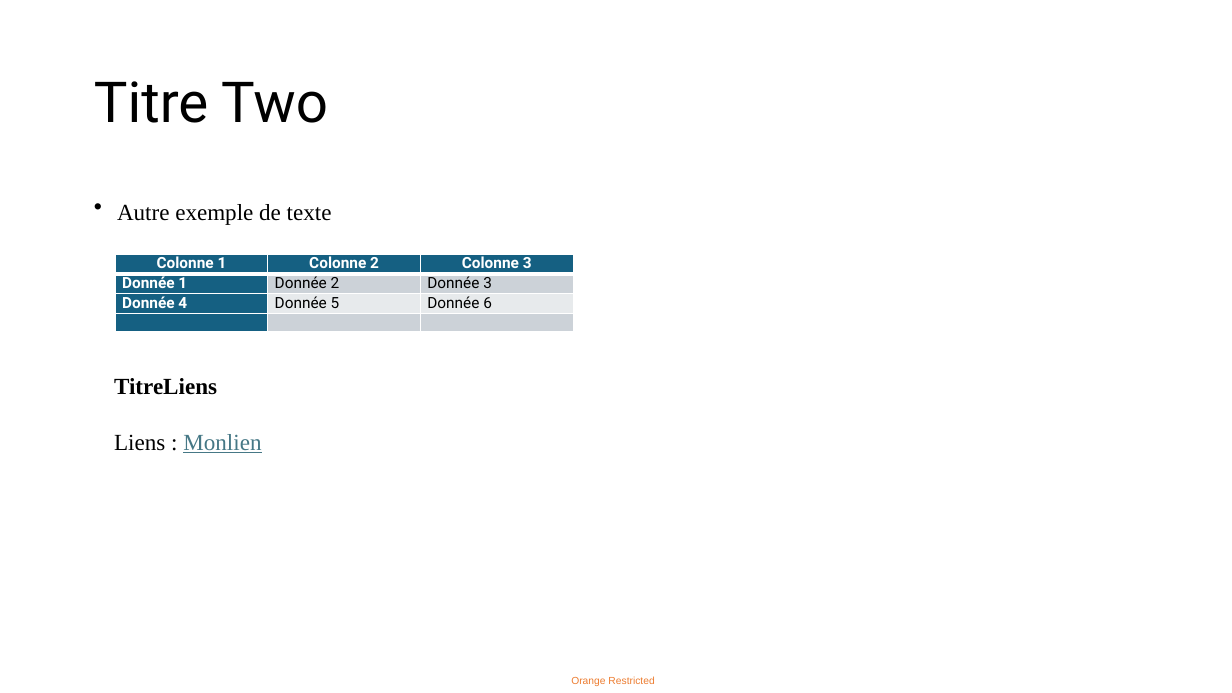
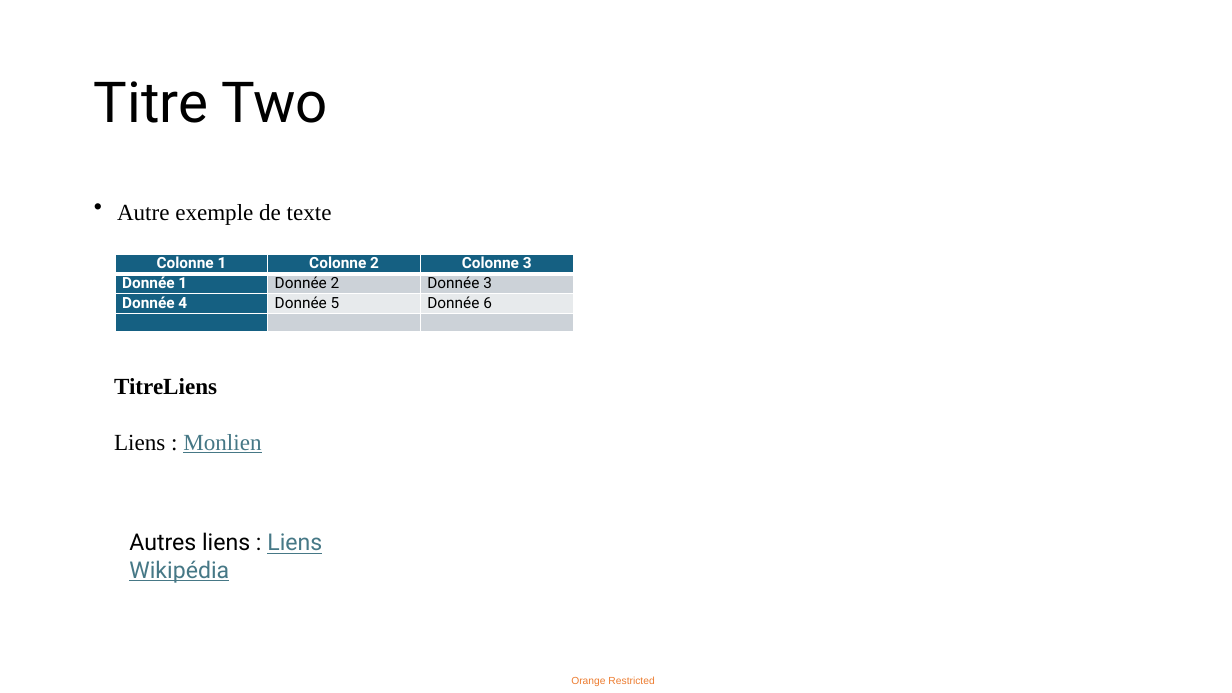
Before and after one commit to sacquatella/tomd, a slide deck: slide 2 of samples/test.pptx. Drawn at 1232x693 pixels with LibreOffice and Linux fonts; fonts in the diff are those of the drawing. Boxes give left, top, right and bottom in pixels: in the first picture for what was removed or moved away, otherwise in the second. Text is boxed around its words. In the diff, an @@ line names an element or a change of style, - is before the commit and + after.

```diff
--- a/samples/test.pptx
+++ b/samples/test.pptx
@@ text added at (129, 532, 322, 583), 18 pt, text #467886, underline @@
+Autres liens : Liens Wikipédia
```
Also in this commit, not shown: 1 slide added, 4 other files.
